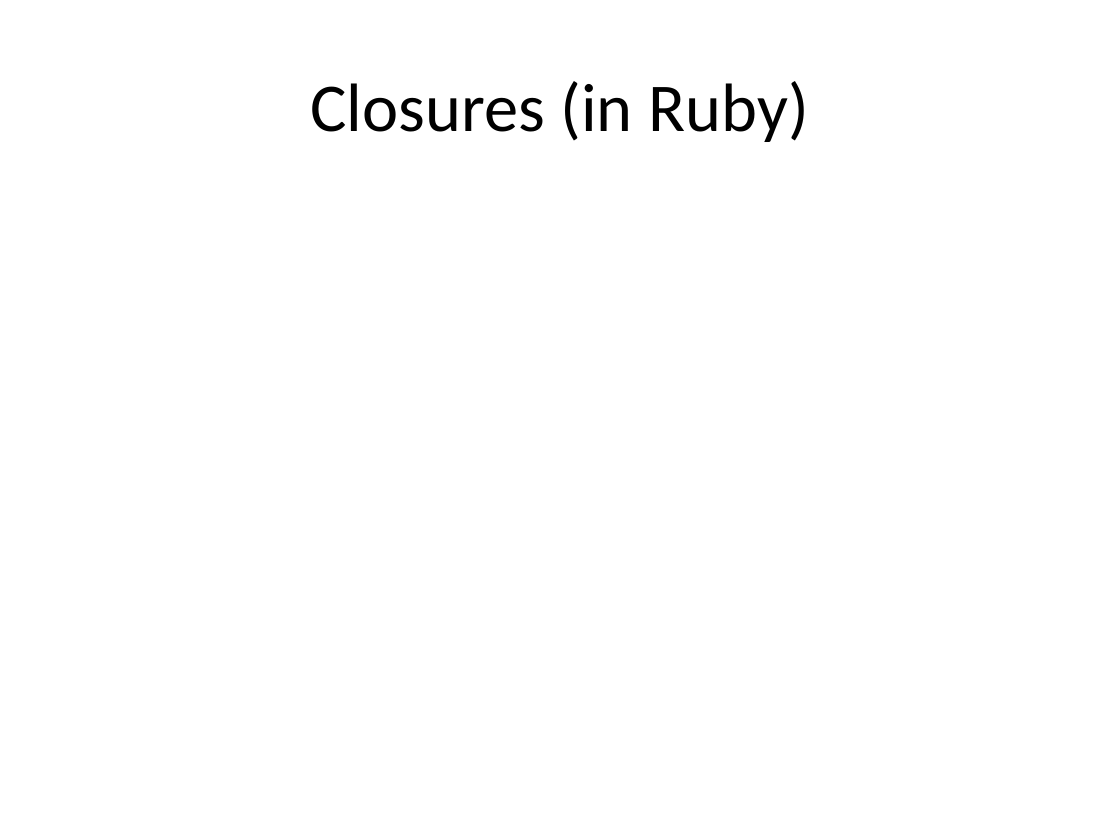
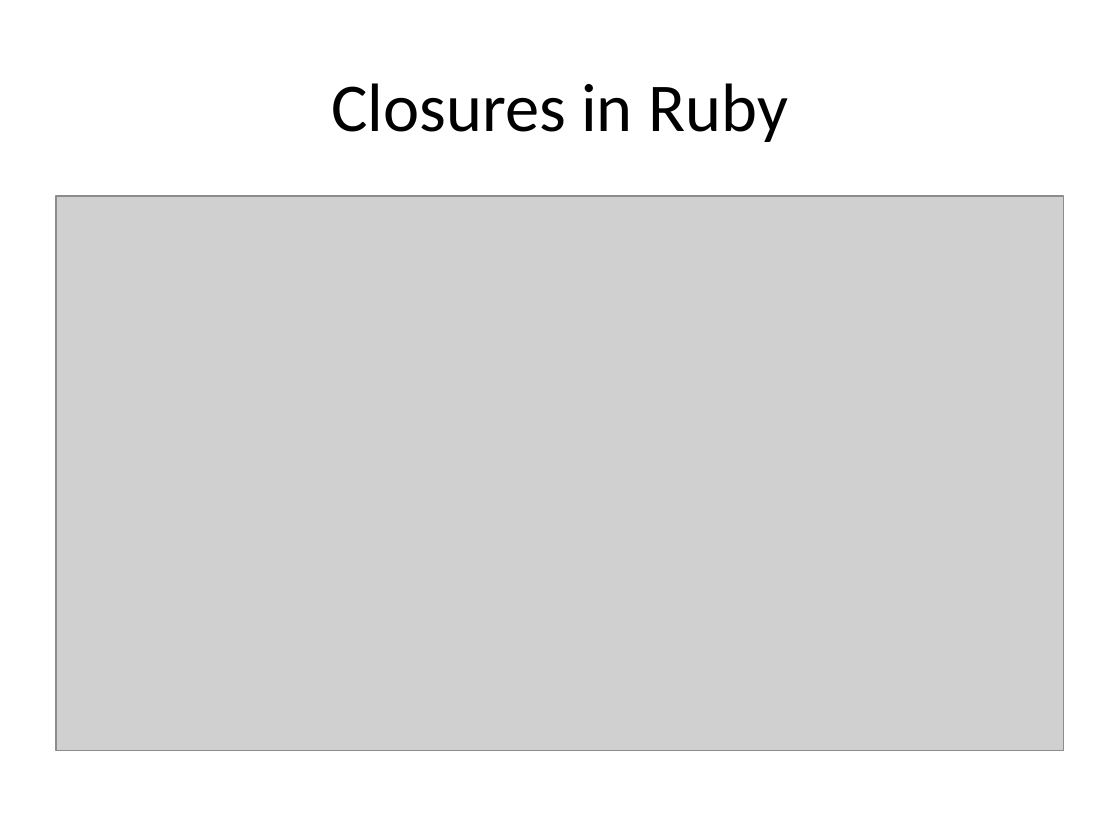
Before and after one commit to todkar/Away_Day, a slide deck: slide 9 of Scala_Away_Day.pptx. Drawn at 1120x840 pixels with LibreOffice and Linux fonts; fonts in the diff are those of the drawing; grey boxes stand for pictures. Boxes give left, top, right and bottom in pixels: in the first picture for what was removed or moved away, otherwise in the second. Text is boxed around its words. In the diff, an @@ line names an element or a change of style, - is before the commit and + after.

Commit message:
added closures

```diff
--- a/Scala_Away_Day.pptx
+++ b/Scala_Away_Day.pptx
@@ title at (331, 83, 788, 142): text changed @@
-Closures (in Ruby)
+Closures in Ruby
@@ picture added at (56, 196, 1064, 750) @@
```
Also in this commit, not shown: 4 other slides changed, 2 slides added, 6 other files.
